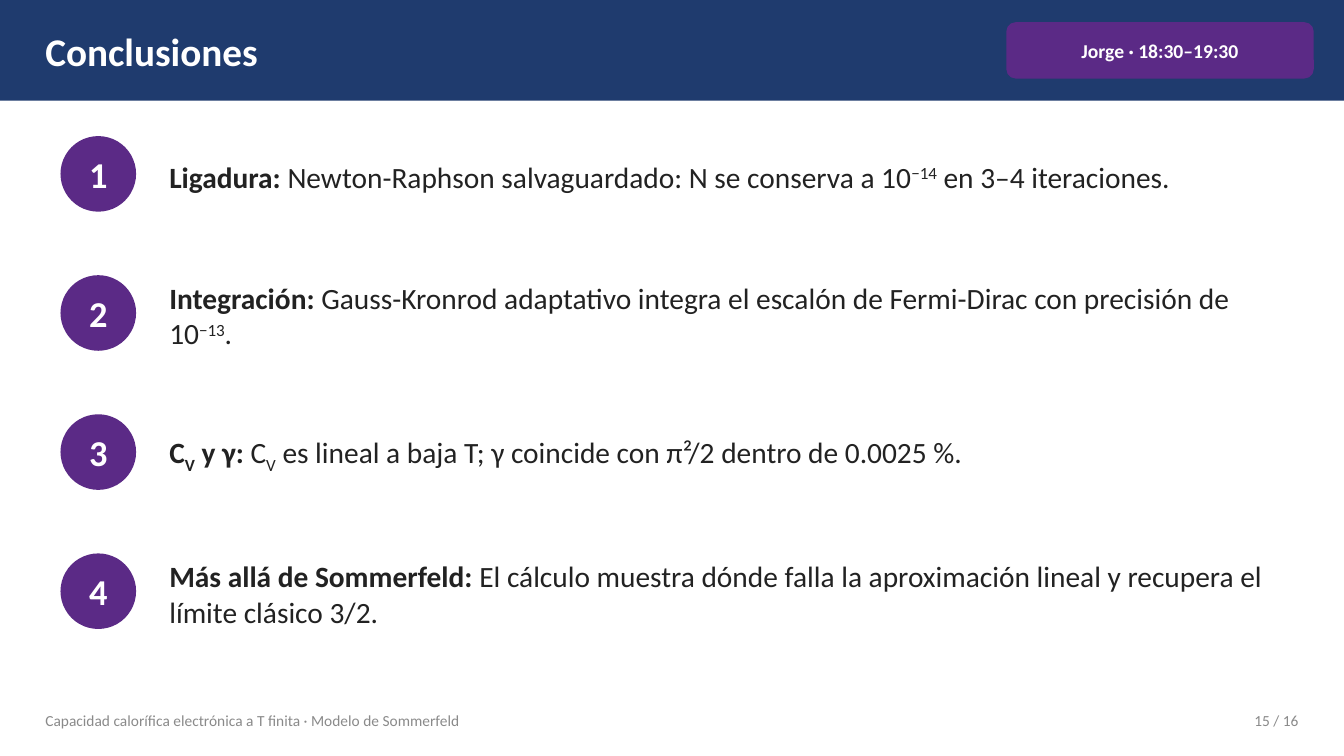
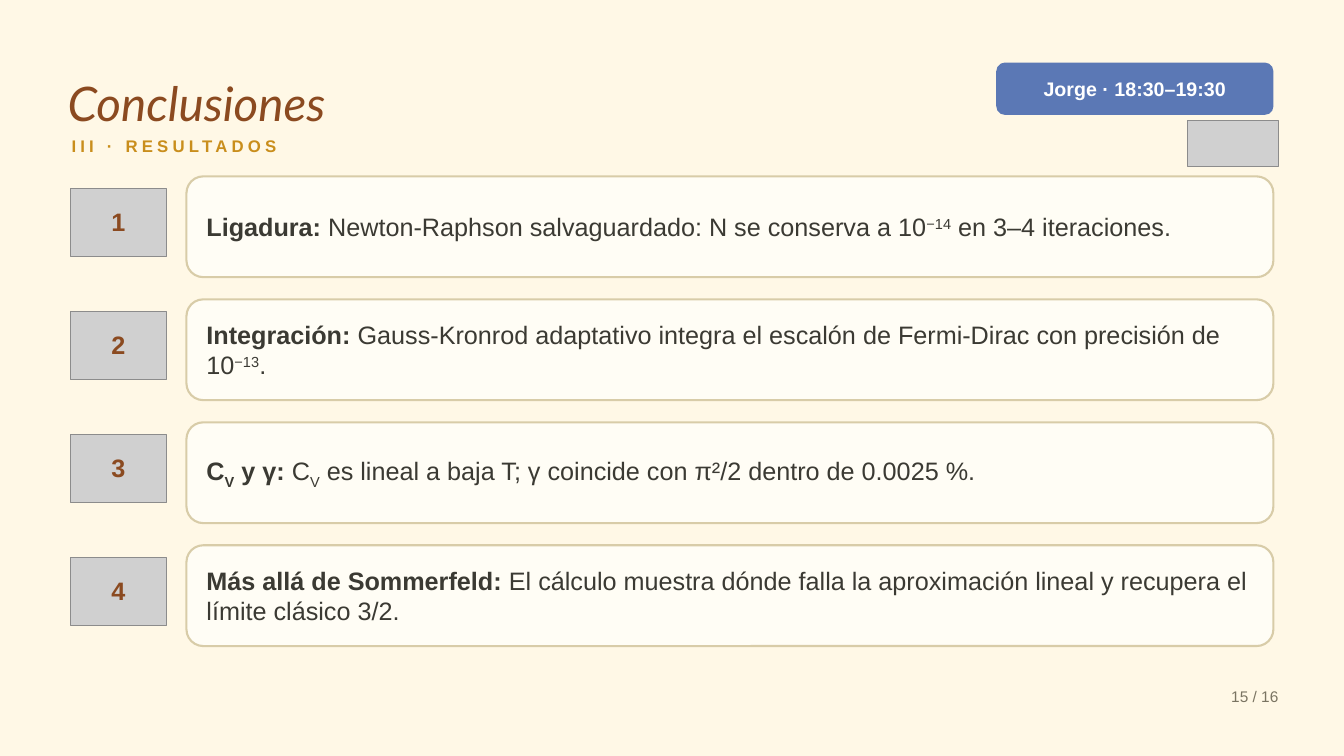
Before and after one commit to SolecitoPunk/capacidad_calorifica, a slide deck: slide 15 of presentacion/presentacion_sommerfeld.pptx. Drawn at 1344x756 pixels with LibreOffice and Linux fonts; fonts in the diff are those of the drawing; grey boxes stand for pictures; background and template pictures are left out. Boxes give left, top, right and bottom in pixels: in the first picture for what was removed or moved away, otherwise in the second. Text is boxed around its words. In the diff, an @@ line names an element or a change of style, - is before the commit and + after.

Commit message:
Presentacion estilo limones con ecuaciones editables (OMML); conservar version azul

```diff
--- a/presentacion/presentacion_sommerfeld.pptx
+++ b/presentacion/presentacion_sommerfeld.pptx
@@ background #FFFFFF to picture (left out) @@
@@ rectangle removed at [0, 0, 1344, 101] @@
@@ text "Conclusiones": place and size @@
-text "Conclusiones" at [45, 38, 257, 67]
+text "Conclusiones" at [68, 86, 326, 122]
@@ text "Conclusiones" at [68, 86, 326, 122]: size 28 to 34 pt, font Calibri to Lato, text colour #FFFFFF to #8B4A20, bold off, italic on; vertical alignment middle to bottom @@
@@ rounded rectangle "Jorge · 18:30–19:30": place and size @@
-rounded rectangle "Jorge · 18:30–19:30" at [1006, 22, 1314, 79]
+rounded rectangle "Jorge · 18:30–19:30" at [996, 63, 1273, 115]
@@ rounded rectangle "Jorge · 18:30–19:30" at [996, 63, 1273, 115]: font Calibri to Arial; fill #5B2A86 to #5B78B5 @@
@@ text added at [67, 131, 974, 166], 12 pt, text #C98E1C, bold @@
+III · RESULTADOS
@@ picture added at [1188, 121, 1278, 166] @@
@@ size 21 to 18 pt, font Calibri to Arial, text colour #222222 to #3B3A33; less space between paragraphs; fill none to #FFFDF5; outline none to #D8CCA8 1.5 pt in 4 elements at [187, 545, 1273, 646], [187, 422, 1273, 523], [187, 299, 1273, 400], [187, 176, 1273, 277] @@
@@ rounded rectangle "Ligadura: Newton-Raphson salvaguardado: N se ...": place and size @@
-rounded rectangle "Ligadura: Newton-Raphson salvaguardado: N se ..." at [169, 167, 1169, 193]
+rounded rectangle "Ligadura: Newton-Raphson salvaguardado: N se ..." at [187, 176, 1273, 277]
@@ picture added at [71, 189, 166, 257] @@
@@ size 26 to 18 pt, font Calibri to Arial, text colour #FFFFFF to #8B4A20; fill #5B2A86 to none in 4 elements at [111, 582, 125, 600], [111, 459, 125, 478], [111, 336, 125, 354], [111, 213, 125, 231] @@
@@ text "1": place and size @@
-text "1" at [60, 136, 136, 212]
+text "1" at [111, 213, 125, 231]
@@ rounded rectangle "Integración: Gauss-Kronrod adaptativo integra el ...": place and size @@
-rounded rectangle "Integración: Gauss-Kronrod adaptativo integra el ..." at [169, 288, 1229, 344]
+rounded rectangle "Integración: Gauss-Kronrod adaptativo integra el ..." at [187, 299, 1273, 400]
@@ picture added at [71, 312, 166, 380] @@
@@ text "2": place and size @@
-text "2" at [60, 275, 136, 351]
+text "2" at [111, 336, 125, 354]
@@ picture added at [71, 435, 166, 503] @@
@@ text "3": place and size @@
-text "3" at [60, 414, 136, 490]
+text "3" at [111, 459, 125, 478]
@@ rounded rectangle "CV y γ: CV es ...": place and size @@
-rounded rectangle "CV y γ: CV es ..." at [202, 440, 927, 468]
+rounded rectangle "CV y γ: CV es ..." at [187, 422, 1273, 523]
@@ picture added at [71, 558, 166, 626] @@
@@ text "4": place and size @@
-text "4" at [60, 554, 136, 629]
+text "4" at [111, 582, 125, 600]
@@ rounded rectangle "Más allá de Sommerfeld: El ...": place and size @@
-rounded rectangle "Más allá de Sommerfeld: El ..." at [169, 566, 1261, 625]
+rounded rectangle "Más allá de Sommerfeld: El ..." at [187, 545, 1273, 646]
@@ text "15 / 16": place and size @@
-text "15 / 16" at [1254, 715, 1299, 726]
+text "15 / 16" at [1231, 691, 1278, 702]
@@ text "15 / 16" at [1231, 691, 1278, 702]: font Calibri to Arial, text colour #8A8A8A to #7A7462 @@
@@ text removed at [45, 715, 460, 729] @@
-Capacidad calorífica electrónica a T finita · Modelo de Sommerfeld
```
Also in this commit, not shown: 15 other slides changed, 19 other files.
